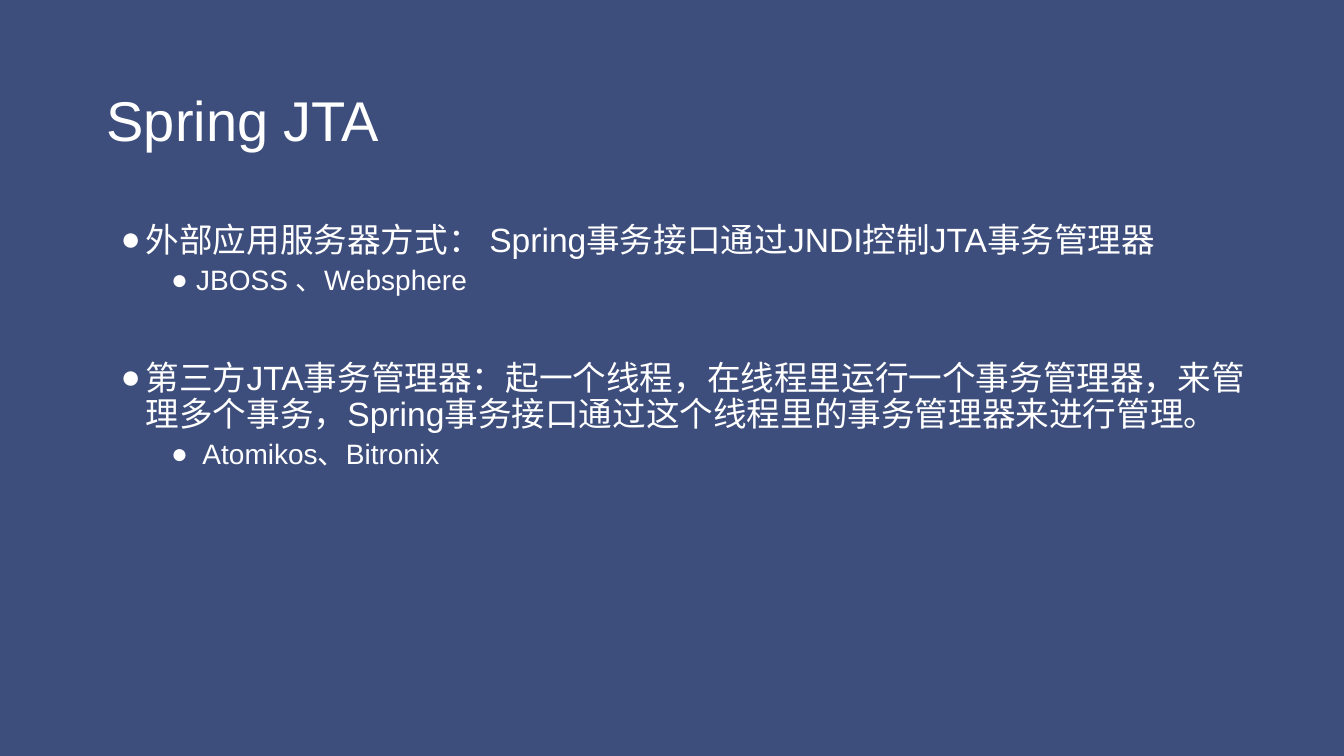
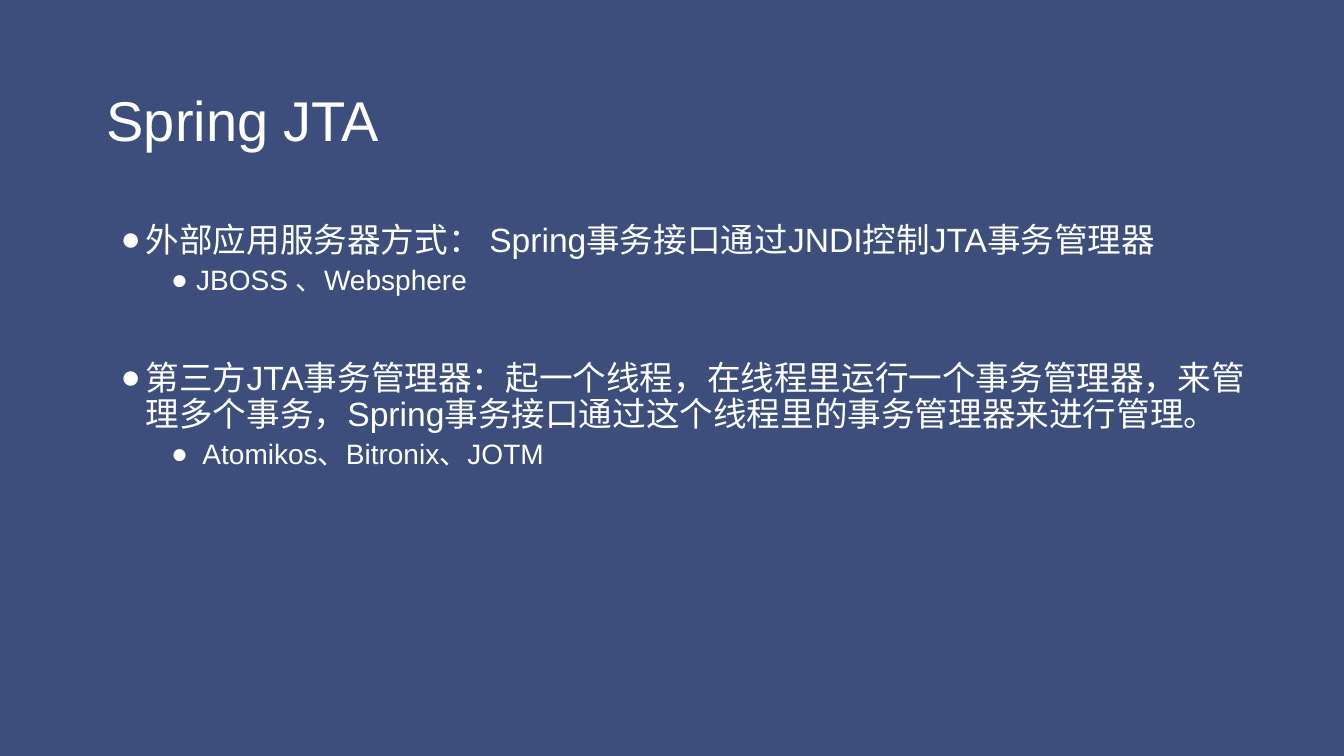
Before and after one commit to jungle0127/springcloudstudy, a slide deck: slide 36 of docs/distributedsystemtransaction.pptx. Drawn at 1344x756 pixels with LibreOffice and Linux fonts; fonts in the diff are those of the drawing. Boxes give left, top, right and bottom in pixels: in the first picture for what was removed or moved away, otherwise in the second. Text is boxed around its words. In the diff, an @@ line names an element or a change of style, - is before the commit and + after.

```diff
--- a/docs/distributedsystemtransaction.pptx
+++ b/docs/distributedsystemtransaction.pptx
@@ text at <box>202,443,543,466</box>: text changed @@
-  ● Atomikos、Bitronix
+  ● Atomikos、Bitronix、JOTM
```
Also in this commit, not shown: 25 other files.
